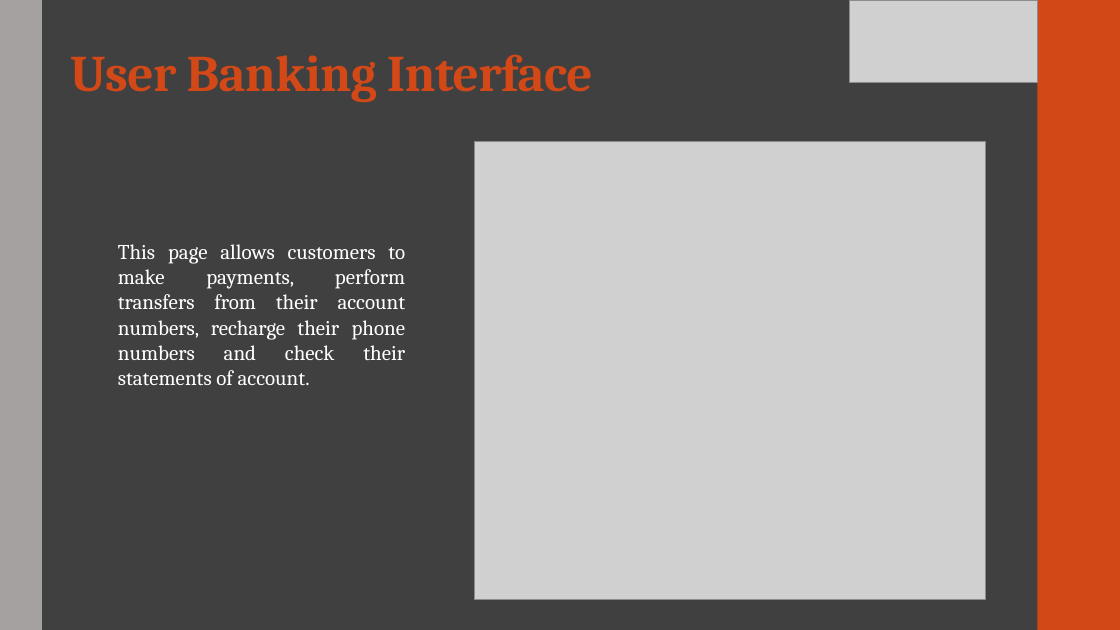
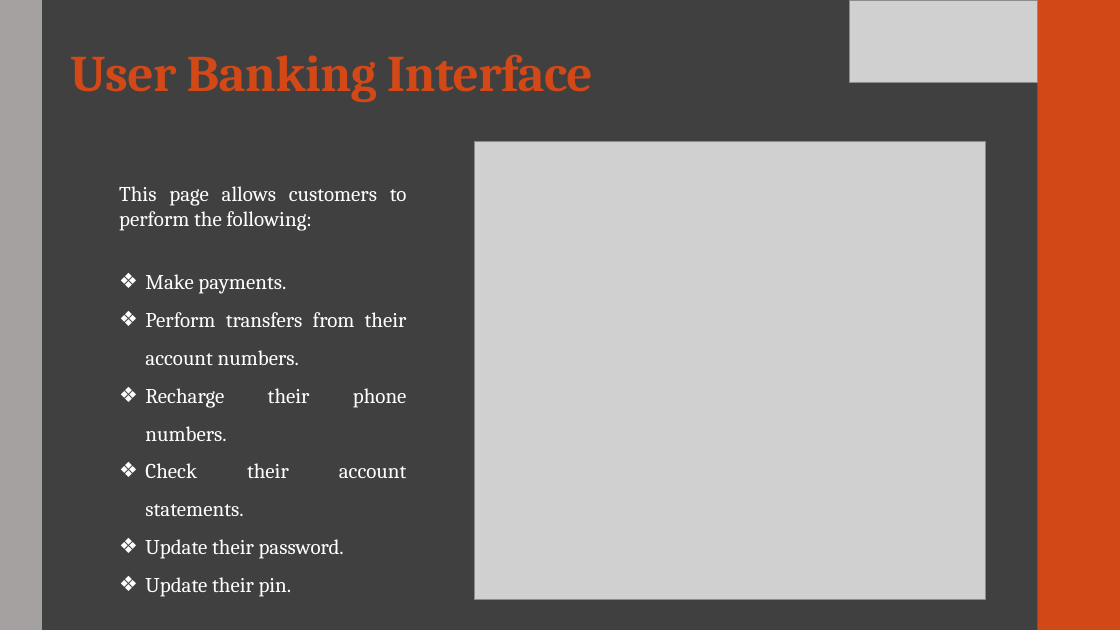
Before and after one commit to anjielayo/AZBanking, a slide deck: slide 14 of AZBanking presentation.pptx. Drawn at 1120x630 pixels with LibreOffice and Linux fonts; fonts in the diff are those of the drawing; grey boxes stand for pictures. Boxes give left, top, right and bottom in pixels: in the first picture for what was removed or moved away, otherwise in the second. Text is boxed around its words. In the diff, an @@ line names an element or a change of style, - is before the commit and + after.

```diff
--- a/AZBanking presentation.pptx
+++ b/AZBanking presentation.pptx
@@ text at box(119, 186, 407, 597): text changed @@
-This page allows customers to make payments, perform transfers from their account numbers, recharge their phone numbers and check their statements of account.
+This page allows customers to perform the following:
+❖ Make payments.
+❖ Perform transfers from their account numbers.
+❖ Recharge their phone numbers.
+❖ Check their account statements.
+❖ Update their password.
+❖ Update their pin.
```
Also in this commit, not shown: 1 other file.
